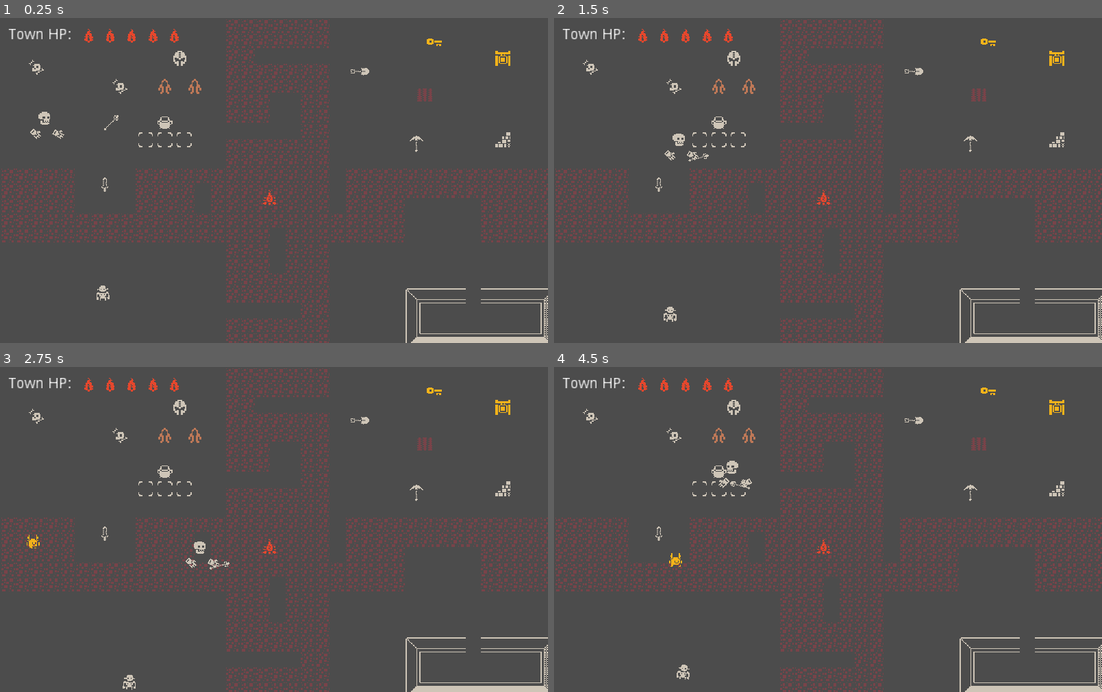
Above: before the commit, frames 1-4 (two rows, left to right).
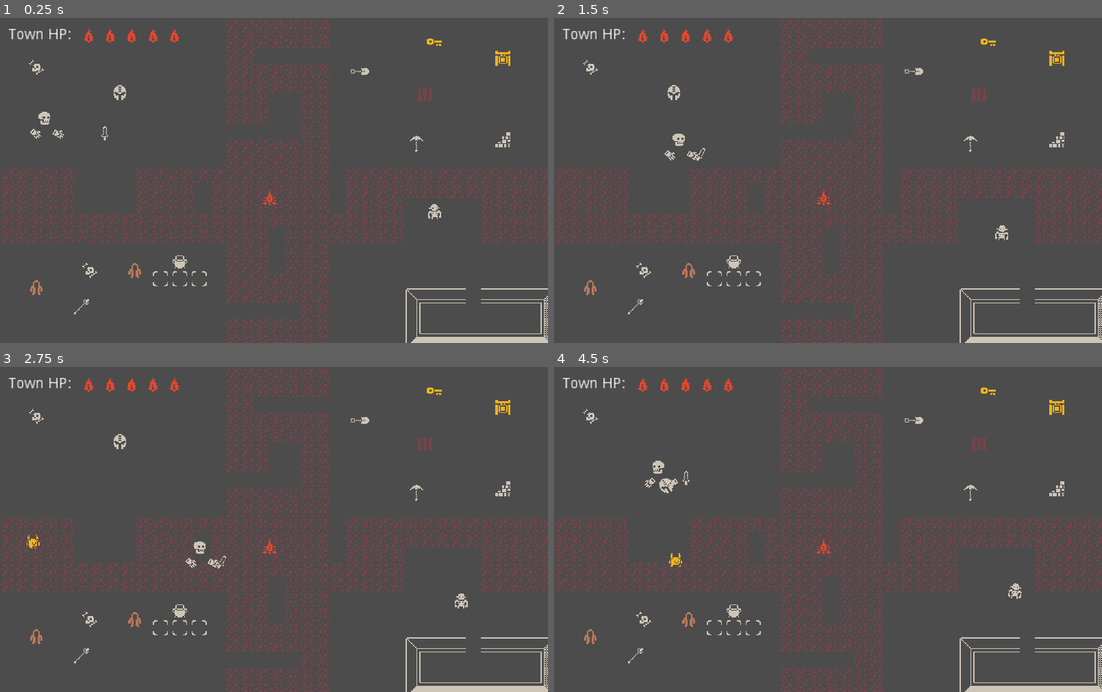
Above: after the commit, the same moments.

Repository: dw3nt/mizjam1
Game: Godot game, scene res://Playground.tscn
The game is run twice, just before and just after one commit, with the same random seed, the same clock (stepped at 60 frames per second) and the same inputs.
Inputs (mouse positions are in pixels of both pictures, inside the frame that each line leads up to):
- Up to frame 1 (0.25 s): no input
- Up to frame 2 (1.5 s): move the mouse to (948, 164) at 0.52 s; hold D (move_right) 0.53-1.28 s; tap Q (pick_up_left) at 0.6 s; click (948, 164) at 0.67 s; move the mouse to (718, 196) at 1.27 s; hold S (move_down) from 1.28 s (still down); tap E (pick_up_right) at 1.35 s
- Up to frame 3 (2.75 s): move the mouse to (328, 458) at 2.02 s; release S (move_down) at 2.03 s; press the mouse at (328, 458) at 2.03 s; hold D (move_right) from 2.03 s (still down)
- Up to frame 4 (4.5 s): move the mouse to (800, 594) at 2.77 s; release D (move_right) at 2.78 s; release the mouse at (800, 594) at 2.78 s; hold W (move_up) 2.78-3.53 s; right-click (800, 594) at 2.85 s; click (800, 594) at 2.92 s; move the mouse to (992, 578) at 3.52 s; hold A (move_left) from 3.53 s (still down); tap Q (pick_up_left) at 3.6 s; move the mouse to (663, 480) at 4.27 s; tap E (pick_up_right) at 4.35 s

The runs differ from the first frame. In frame 1, 0.7% of the frame differs, in the area x 5-81%, y 10-92%; in frame 2, 0.7%; in frame 3, 0.7%; in frame 4, 1.0%, in the area x 5-86%, y 10-97%.

Commit message:
minion chasing and attacking states

Diff:
--- a/Playground.tscn
+++ b/Playground.tscn
@@ -50,7 +50,7 @@
 [node name="MinionWrap" type="Node2D" parent="."]
 
 [node name="Minion" parent="MinionWrap" instance=ExtResource( 19 )]
-position = Vector2( 96, 252 )
+position = Vector2( 406, 176 )
 
 [node name="Walls" parent="." instance=ExtResource( 3 )]
 tile_data = PoolIntArray( 1179675, 0, 0, 1179676, 0, 1, 1179677, 0, 1, 1179678, 0, 1, 1179680, 0, 1, 1179681, 0, 1, 117 …(318 unchanged characters)…
@@ -64,7 +64,7 @@
 [node name="UI" parent="." instance=ExtResource( 7 )]
 
 [node name="Sword" parent="." instance=ExtResource( 8 )]
-position = Vector2( 98, 160 )
+position = Vector2( 98, 112 )
 
 [node name="BreakableWall" parent="." instance=ExtResource( 10 )]
 position = Vector2( 462, 106 )
@@ -83,20 +83,20 @@
 position = Vector2( 34, 46 )
 
 [node name="Bones3" parent="." instance=ExtResource( 16 )]
-position = Vector2( 112, 64 )
+position = Vector2( 84, 236 )
 
 [node name="Cauldron" parent="." instance=ExtResource( 15 )]
-position = Vector2( 154, 98 )
+position = Vector2( 168, 228 )
 minionWrapPath = NodePath("../MinionWrap")
 
 [node name="MageCloak" parent="." instance=ExtResource( 17 )]
-position = Vector2( 154, 64 )
+position = Vector2( 126, 236 )
 
 [node name="MageCloak2" parent="." instance=ExtResource( 17 )]
-position = Vector2( 182, 64 )
+position = Vector2( 34, 252 )
 
 [node name="MageStaff" parent="." instance=ExtResource( 18 )]
-position = Vector2( 104, 98 )
+position = Vector2( 76, 270 )
 
 [node name="Helmet" parent="." instance=ExtResource( 20 )]
-position = Vector2( 168, 38 )
+position = Vector2( 112, 70 )
--- a/enemies/Enemy.gd
+++ b/enemies/Enemy.gd
@@ -23,9 +23,9 @@
 	queue_free()
 
 
-func handleHitboxHit():
+func handleHitboxHit(hitter, damage):
 	set_physics_process(false)
-	hp -= 1
+	hp -= damage
 	animation.play("damaged")
 
 
@@ -62,3 +62,8 @@
 			destroy()
 		else:
 			enablePathing()
+
+
+func _on_MinionDetect_body_entered(body):
+	set_physics_process(false)
+	animation.play("idle")
--- a/enemies/Enemy.tscn
+++ b/enemies/Enemy.tscn
@@ -66,9 +66,12 @@
 "values": [ 1, 2 ]
 }
 
+[sub_resource type="CircleShape2D" id=5]
+radius = 16.0
+
 [node name="Enemy" type="KinematicBody2D"]
 collision_layer = 1024
-collision_mask = 2
+collision_mask = 3
 script = ExtResource( 2 )
 
 [node name="CollisionShape2D" type="CollisionShape2D" parent="."]
@@ -87,4 +90,11 @@
 anims/damaged = SubResource( 2 )
 anims/idle = SubResource( 3 )
 anims/run = SubResource( 4 )
+
+[node name="MinionDetect" type="Area2D" parent="."]
+collision_layer = 0
+
+[node name="CollisionShape2D" type="CollisionShape2D" parent="MinionDetect"]
+shape = SubResource( 5 )
 [connection signal="animation_finished" from="AnimationPlayer" to="." method="_on_AnimationPlayer_animation_finished"]
+[connection signal="body_entered" from="MinionDetect" to="." method="_on_MinionDetect_body_entered"]
--- a/objects/BreakableWall.gd
+++ b/objects/BreakableWall.gd
@@ -16,7 +16,7 @@
     sprite.region_rect = hitRegions[hits]
 
 
-func handleHitboxHit(hitter):
+func handleHitboxHit(hitter, damage):
     hits += 1
     if hits >= maxHits:
         queue_free()
--- a/objects/Cauldron.gd
+++ b/objects/Cauldron.gd
@@ -20,7 +20,7 @@
 onready var minionWrap = get_node(minionWrapPath)
 
 
-func handleHitboxHit(hitter):
+func handleHitboxHit(hitter, damage):
 	if itemsHeld.size() < 3:
 		var type = getSimpleFileName(hitter)
 		if itemsHeld.find(type) < 0:
--- a/objects/DiggableDirt.gd
+++ b/objects/DiggableDirt.gd
@@ -2,7 +2,7 @@
 
 onready var sprite = $Sprite
 
-func handleHitboxHit(hitter):
+func handleHitboxHit(hitter, damage):
     sprite.region_rect = Rect2(16, 0, 16, 16)
     set_collision_layer_bit(6, 0)
     set_collision_mask_bit(5, 0)
--- a/objects/LockedDoor.gd
+++ b/objects/LockedDoor.gd
@@ -1,5 +1,5 @@
 extends StaticBody2D
 
 
-func handleHitboxHit(hitter):
+func handleHitboxHit(hitter, damage):
     queue_free()
--- a/objects/PickupAble.gd
+++ b/objects/PickupAble.gd
@@ -1,4 +1,6 @@
 extends Node2D
+
+export var damage = 1
 
 var isHeld = false
 var isGrabable = true
@@ -12,7 +14,7 @@
 
 
 func _on_Hitbox_area_entered(area):
-	area.handleHitboxHit(self)
+	area.handleHitboxHit(self, damage)
 
 
 func _on_Hitbox_area_exited(area):
@@ -20,7 +22,7 @@
 
 
 func _on_Hitbox_body_entered(body):
-	body.handleHitboxHit(self)
+	body.handleHitboxHit(self, damage)
 
 
 func _on_Hitbox_body_exited(body):
--- /dev/null
+++ b/people/Attack.gd
@@ -0,0 +1,88 @@
+extends MinionStateMachine
+
+const CHARGE_DISTANCE = 8
+const ATTACK_DISTANCE = 6
+enum ATTACK_TWEENS { Charging, Attacking, Resetting }
+
+var fsm
+var target = null
+var spriteStartPos = null
+var currentTween = null
+
+onready var tween = $Tween
+onready var attackTimer = $AttackTimer
+
+
+func _ready():
+	pass
+
+
+func process(delta):
+	if !targetExists():
+		fsm.change_state("Wander", [])
+
+
+# args[0] - attack target
+func enter_state(args):
+	fsm.animation.play("idle")
+	fsm.velocity = Vector2.ZERO
+	target = args[0]
+	spriteStartPos = fsm.sprite.position
+	attackTimer.start()
+
+
+func exit_state():
+	target = null
+	tween.stop_all()
+	fsm.sprite.position = spriteStartPos
+
+
+func targetExists():
+	var wr = weakref(target)
+	return wr.get_ref()
+
+
+func playChargeTween():
+	currentTween = ATTACK_TWEENS.Charging
+	var attackDir = global_position.direction_to(target.global_position).rotated(PI)
+	var finalPosition = (attackDir * CHARGE_DISTANCE) + spriteStartPos
+	tween.interpolate_property(fsm.sprite, "position",
+		spriteStartPos, finalPosition, 0.25,
+		Tween.TRANS_LINEAR, Tween.EASE_OUT)
+	tween.start()
+
+
+func playAttackTween():
+	currentTween = ATTACK_TWEENS.Attacking
+	var attackDir = global_position.direction_to(target.global_position)
+	var finalPosition = (attackDir * ATTACK_DISTANCE) + spriteStartPos
+	tween.interpolate_property(fsm.sprite, "position",
+		spriteStartPos, finalPosition, 0.05,
+		Tween.TRANS_LINEAR, Tween.EASE_OUT)
+	tween.start()
+
+
+func playResetTween():
+	currentTween = ATTACK_TWEENS.Resetting
+	tween.interpolate_property(fsm.sprite, "position",
+		fsm.sprite.position, spriteStartPos, 0.05,
+		Tween.TRANS_LINEAR, Tween.EASE_IN)
+	tween.start()
+
+
+func _on_Tween_tween_all_completed():
+	match currentTween:
+		ATTACK_TWEENS.Charging:
+			playAttackTween()
+
+		ATTACK_TWEENS.Attacking:
+			target.handleHitboxHit(self, fsm.damage)
+			playResetTween()
+
+		ATTACK_TWEENS.Resetting:
+			attackTimer.start()
+
+
+func _on_AttackTimer_timeout():
+	if targetExists():
+		playChargeTween()
--- /dev/null
+++ b/people/Chase.gd
@@ -0,0 +1,36 @@
+extends MinionStateMachine
+
+const MOVE_SPEED = 40
+
+var fsm
+var target = null
+
+onready var attackEnemyDetect = $AttackEnemyDetect
+
+
+func _ready():
+	pass
+
+
+func physics_process(delta):
+	var wr = weakref(target)
+	if !wr.get_ref():
+		fsm.change_state("Wander", [])
+	else:
+		var direction = global_position.direction_to(target.global_position)
+		fsm.velocity = direction * MOVE_SPEED
+
+
+# args[0] - chase target
+func enter_state(args):
+	fsm.animation.play("run")
+	target = args[0]
+
+
+func exit_state():
+	target = null
+
+
+func _on_AttackEnemyDetect_body_entered(body):
+	if fsm.state == self:
+		fsm.change_state("Attack", [body])
--- a/people/MageMinion.tscn
+++ b/people/MageMinion.tscn
@@ -3,6 +3,8 @@
 [ext_resource path="res://people/Minion.tscn" type="PackedScene" id=1]
 
 [node name="MageMinion" instance=ExtResource( 1 )]
+hp = 5
+atk = 1
 
 [node name="Sprite" parent="." index="2"]
 region_rect = Rect2( 384, 16, 16, 16 )
--- a/people/Minion.gd
+++ b/people/Minion.gd
@@ -1,12 +1,27 @@
 extends KinematicBody2D
 
+export var hp = 10
+export var atk = 2 setget setAtk
+
 onready var minionStates = $MinionStateMachine
+onready var chaseState = $MinionStateMachine/Chase
 
 
 func _ready():
 	minionStates.ready()
+	minionStates.damage = atk
+
+
+func _process(delta):
+	minionStates.state.process(delta)
 
 
 func _physics_process(delta):
 	minionStates.state.physics_process(delta)
 	move_and_slide(minionStates.velocity)
+
+
+func setAtk(val):
+	atk = val
+	if minionStates:
+		minionStates.damage = atk
--- a/people/Minion.tscn
+++ b/people/Minion.tscn
@@ -1,12 +1,17 @@
-[gd_scene load_steps=8 format=2]
+[gd_scene load_steps=13 format=2]
 
 [ext_resource path="res://assets/colored_transparent_packed.png" type="Texture" id=1]
 [ext_resource path="res://people/MinionStateMachine.gd" type="Script" id=2]
 [ext_resource path="res://people/Minion.gd" type="Script" id=3]
 [ext_resource path="res://people/Wander.gd" type="Script" id=4]
+[ext_resource path="res://people/Chase.gd" type="Script" id=5]
+[ext_resource path="res://people/Attack.gd" type="Script" id=6]
 
 [sub_resource type="CircleShape2D" id=1]
 radius = 6.0
+
+[sub_resource type="Animation" id=6]
+resource_name = "attack"
 
 [sub_resource type="Animation" id=2]
 resource_name = "idle"
@@ -66,8 +71,13 @@
 "values": [ 0.0, -8.0, 8.0 ]
 }
 
+[sub_resource type="CircleShape2D" id=4]
+radius = 64.0
+
+[sub_resource type="CircleShape2D" id=5]
+
 [node name="Minion" type="KinematicBody2D"]
-collision_mask = 2
+collision_mask = 1026
 script = ExtResource( 3 )
 
 [node name="CollisionShape2D" type="CollisionShape2D" parent="."]
@@ -75,6 +85,7 @@
 
 [node name="AnimationPlayer" type="AnimationPlayer" parent="."]
 autoplay = "idle"
+anims/attack = SubResource( 6 )
 anims/idle = SubResource( 2 )
 anims/run = SubResource( 3 )
 
@@ -86,10 +97,40 @@
 [node name="MinionStateMachine" type="Node2D" parent="."]
 script = ExtResource( 2 )
 animationPath = NodePath("../AnimationPlayer")
+spritePath = NodePath("../Sprite")
 
 [node name="Wander" type="Node2D" parent="MinionStateMachine"]
 script = ExtResource( 4 )
 
 [node name="ChooseDirectionTimer" type="Timer" parent="MinionStateMachine/Wander"]
 autostart = true
+
+[node name="ChaseEnemyDetect" type="Area2D" parent="MinionStateMachine/Wander"]
+collision_layer = 0
+collision_mask = 1024
+
+[node name="CollisionShape2D" type="CollisionShape2D" parent="MinionStateMachine/Wander/ChaseEnemyDetect"]
+shape = SubResource( 4 )
+
+[node name="Chase" type="Node2D" parent="MinionStateMachine"]
+script = ExtResource( 5 )
+
+[node name="AttackEnemyDetect" type="Area2D" parent="MinionStateMachine/Chase"]
+collision_layer = 0
+collision_mask = 1024
+
+[node name="CollisionShape2D" type="CollisionShape2D" parent="MinionStateMachine/Chase/AttackEnemyDetect"]
+shape = SubResource( 5 )
+
+[node name="Attack" type="Node2D" parent="MinionStateMachine"]
+script = ExtResource( 6 )
+
+[node name="Tween" type="Tween" parent="MinionStateMachine/Attack"]
+
+[node name="AttackTimer" type="Timer" parent="MinionStateMachine/Attack"]
+one_shot = true
 [connection signal="timeout" from="MinionStateMachine/Wander/ChooseDirectionTimer" to="MinionStateMachine/Wander" method="_on_ChooseDirectionTimer_timeout"]
+[connection signal="body_entered" from="MinionStateMachine/Wander/ChaseEnemyDetect" to="MinionStateMachine/Wander" method="_on_ChaseEnemyDetect_body_entered"]
+[connection signal="body_entered" from="MinionStateMachine/Chase/AttackEnemyDetect" to="MinionStateMachine/Chase" method="_on_AttackEnemyDetect_body_entered"]
+[connection signal="tween_all_completed" from="MinionStateMachine/Attack/Tween" to="MinionStateMachine/Attack" method="_on_Tween_tween_all_completed"]
+[connection signal="timeout" from="MinionStateMachine/Attack/AttackTimer" to="MinionStateMachine/Attack" method="_on_AttackTimer_timeout"]
--- a/people/MinionStateMachine.gd
+++ b/people/MinionStateMachine.gd
@@ -3,27 +3,30 @@
 class_name MinionStateMachine
 
 export(NodePath) var animationPath
+export(NodePath) var spritePath
 
 var state
 var velocity = Vector2.ZERO
+var damage
 
 onready var animation = get_node(animationPath)
+onready var sprite = get_node(spritePath)
 
 
 func ready():
 	state = get_child(0)
 	state.fsm = self
-	state.enter_state()
+	state.enter_state([])
 
 
-func change_state(newStateName):
+func change_state(newStateName, args):
 	state.exit_state()
 	state = get_node(newStateName)
 	state.fsm = self
-	state.enter_state()
+	state.enter_state(args)
 
 
-func enter_state():
+func enter_state(args):
 	pass
 
 
--- a/people/Wander.gd
+++ b/people/Wander.gd
@@ -12,6 +12,7 @@
 var moveDir = Vector2.ZERO
 
 onready var chooseDirectionTimer = $ChooseDirectionTimer
+onready var chaseEnemyDetect = $ChaseEnemyDetect
 
 
 func _ready():
@@ -26,7 +27,7 @@
 		fsm.animation.play("run")
 
 
-func enter_state():
+func enter_state(args):
 	fsm.animation.play("idle")
 
 
@@ -39,3 +40,8 @@
 
 func _on_ChooseDirectionTimer_timeout():
 	chooseDirection()
+
+
+func _on_ChaseEnemyDetect_body_entered(body):
+	if fsm.state == self:
+		fsm.change_state("Chase", [body])
Not shown: 1 places in enemies/Enemy.tscn that only renumber resources
